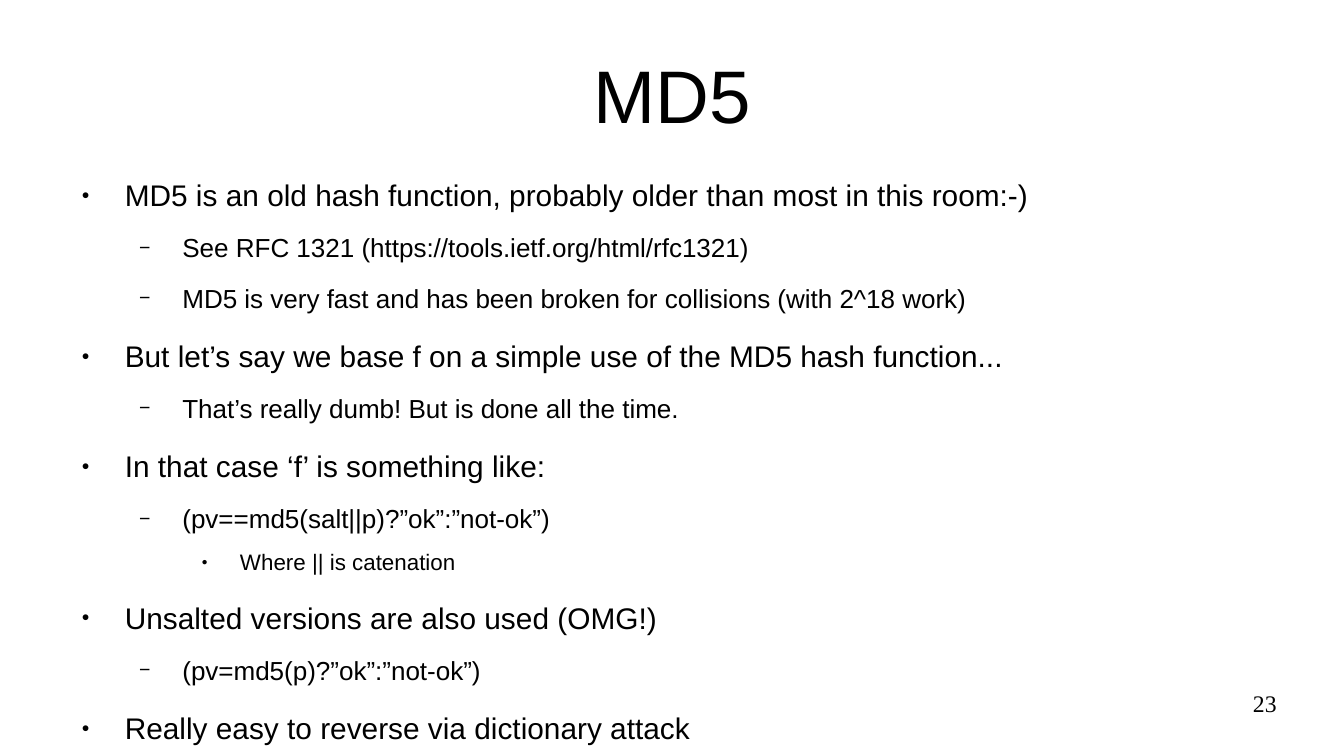
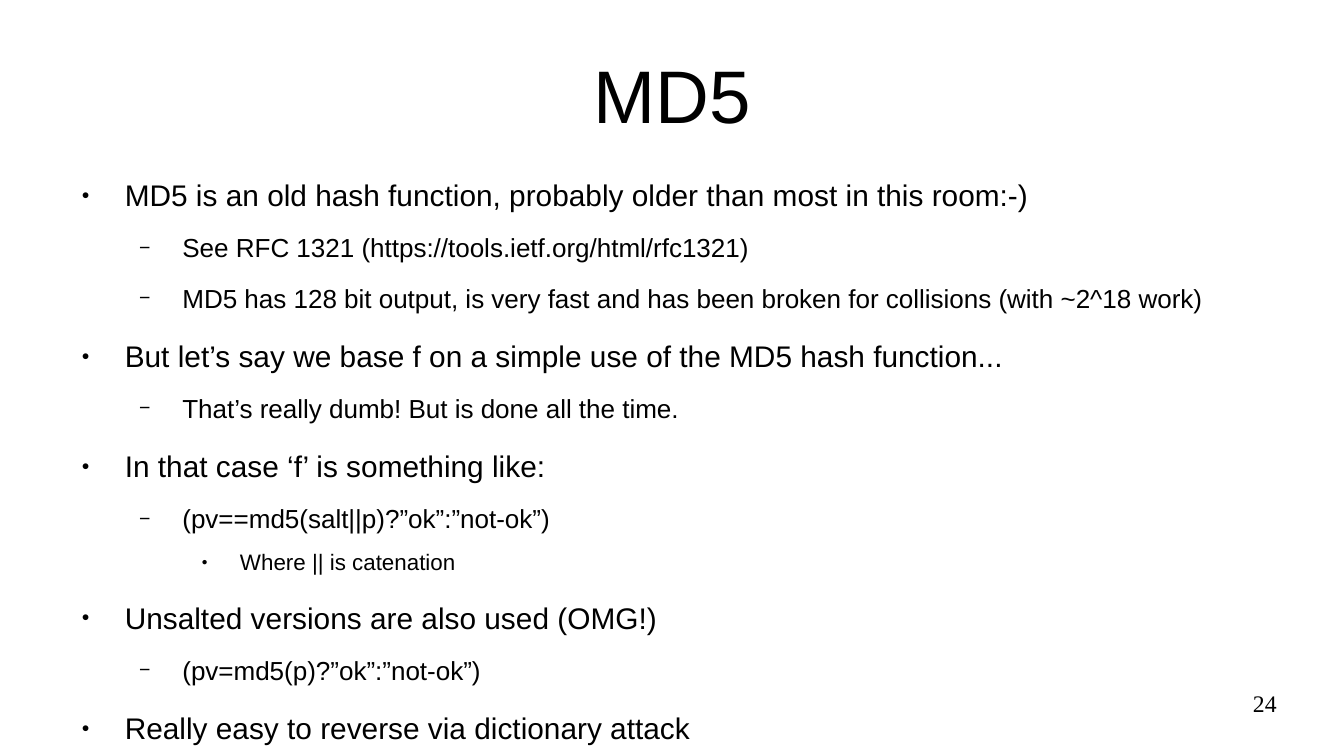
Before and after one commit to sftcd/cs7ns1, a slide deck: slide 24 of about-passwords.odp (slide 23 before the commit). Drawn at 1344x756 pixels with LibreOffice and Linux fonts; fonts in the diff are those of the drawing. Boxes give left, top, right and bottom in pixels: in the first picture for what was removed or moved away, otherwise in the second. Text is boxed around its words. In the diff, an @@ line names an element or a change of style, - is before the commit and + after.

```diff
--- a/about-passwords.odp
+++ b/about-passwords.odp
@@ text at (x1=182, y1=289, x2=1203, y2=314): text changed @@
-  − MD5 is very fast and has been broken for collisions (with 2^18 work)
+  − MD5 has 128 bit output, is very fast and has been broken for collisions (with ~2^18 work)
@@ page number at (x1=1253, y1=696, x2=1277, y2=712): text changed @@
-23
+24
```
Also in this commit, not shown: 10 other slides changed, 2 slides added, 1 other file.
